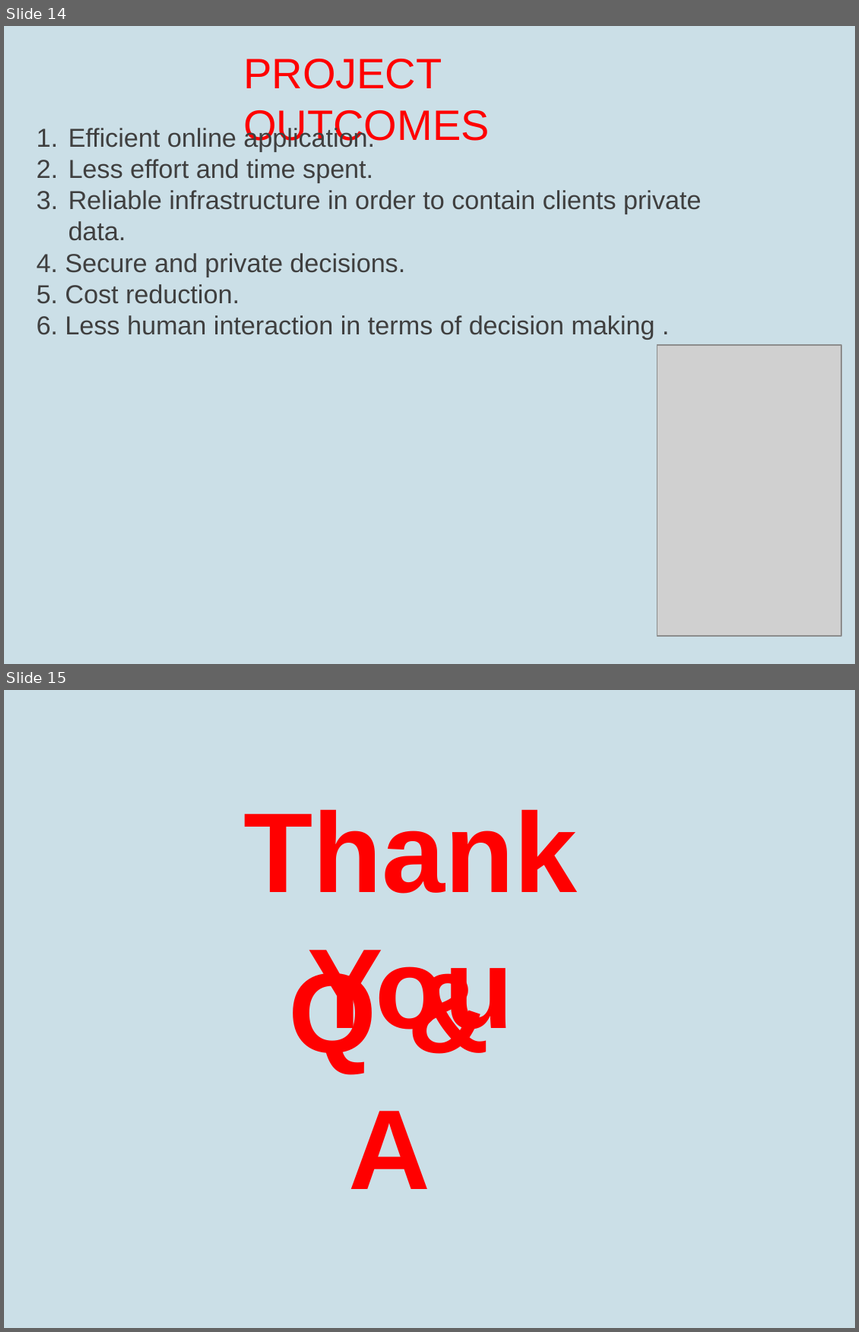
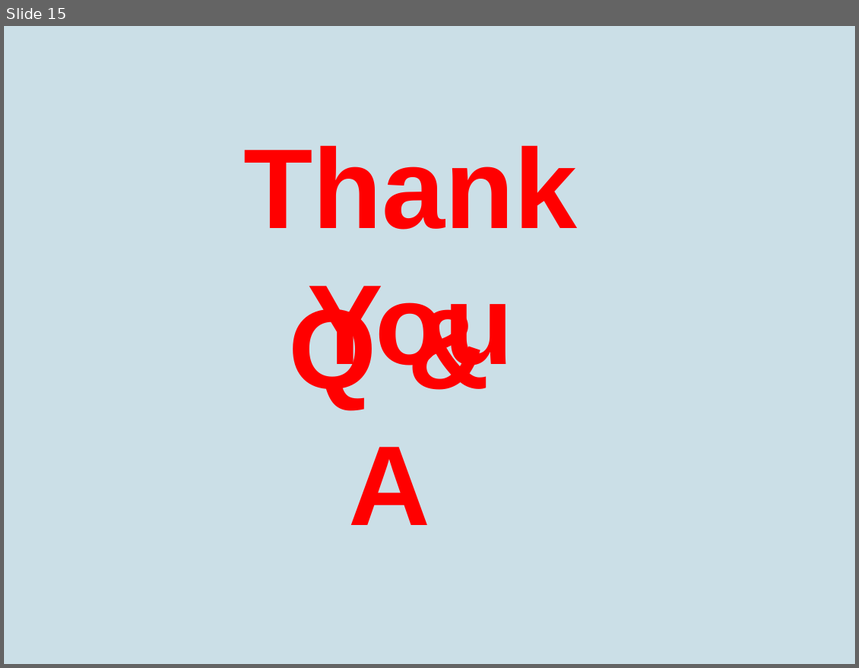
Before and after one commit to hibashahab/School, a slide deck: LoLo PPW1.pptx. Shown one above the other, each under a label of ours: slides 14 and 15 before the commit, slide 15 after it. The pictures are 859x1332 and 859x668 pixels, drawn with LibreOffice and Linux fonts; fonts in the diff are those of the drawing; grey boxes stand for pictures. Boxes give left, top, right and bottom in pixels: in the first picture for what was removed or moved away, otherwise in the second. Text is boxed around its words. In the diff, an @@ line names an element or a change of style, - is before the commit and + after.

```diff
--- a/LoLo PPW1.pptx
+++ b/LoLo PPW1.pptx
@@ slide 14 removed at (4,26,855,664), background #CBDFE7 @@
@@ title removed at (243,59,489,148) @@
-PROJECT OUTCOMES
@@ text removed at (37,126,701,339) @@
-1. Efficient online application.
-2. Less effort and time spent.
-3. Reliable infrastructure in order to contain clients private data.
-4. Secure and private decisions.
-5. Cost reduction.
-6. Less human interaction in terms of decision making .
@@ picture removed at (658,345,842,636) @@
```
Also in this commit, not shown: 2 slides changed, 1 slide added.
